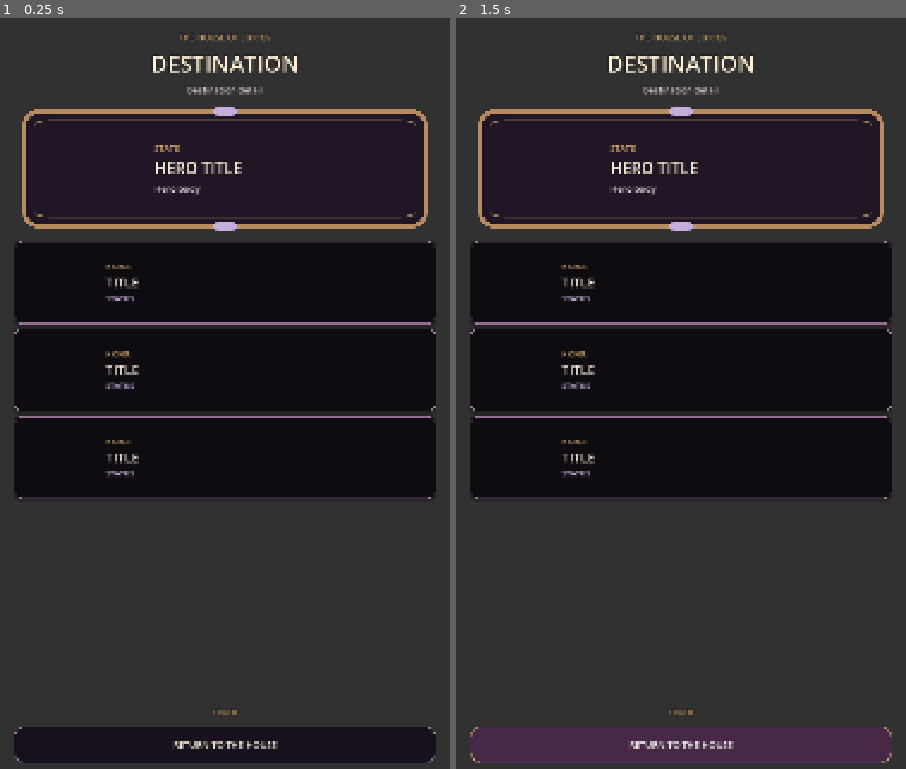
Above: before the commit, frames 1-2 (left to right).
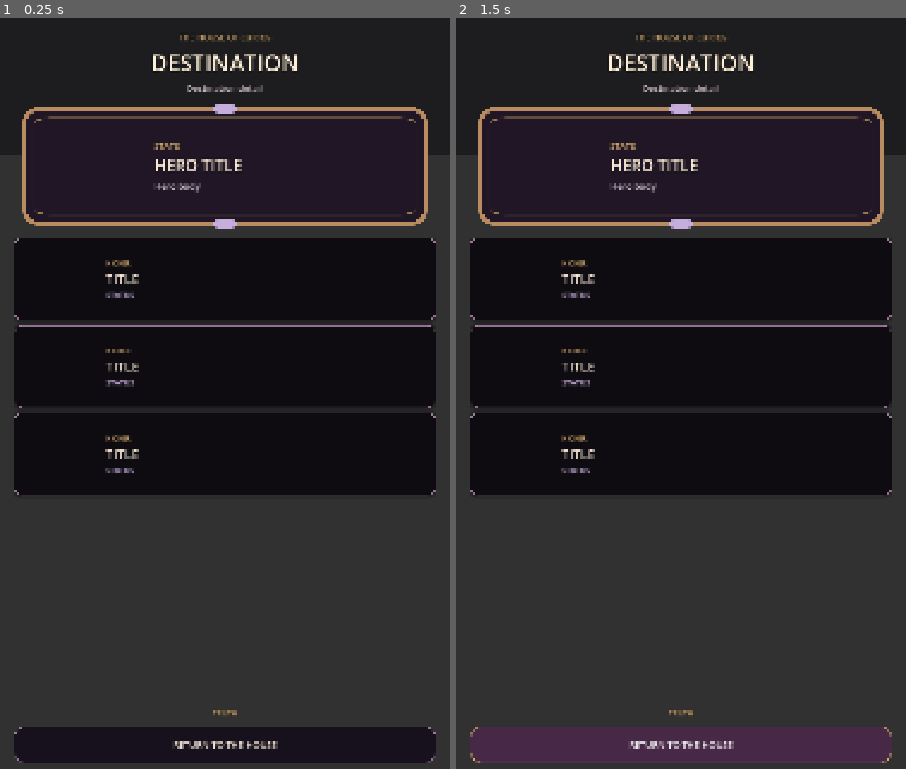
Above: after the commit, the same moments.

Repository: Jay-prodesign/akilta-match3
Game: Godot game, scene res://src/ui/meta/meta_destination_screen.tscn
Two runs of this game, one before a commit and one after it. Both use one fixed random seed, a clock stepped at 60 frames per second and the inputs below. This scene is started directly instead of the project's main scene.
Inputs (mouse positions are in pixels of both pictures, inside the frame that each line leads up to):
- Up to frame 1 (0.25 s): no input
- Up to frame 2 (1.5 s): tap Enter at 0.5 s; move the mouse to (780, 378) at 0.52 s; click (780, 378) at 0.67 s; click "RETURN TO THE HOUSE" at 1.25 s

The runs differ from the first frame. In frame 1, 5.0% of the frame differs, in the area x 3-97%, y 4-93%; in frame 2, 5.0%.

Commit message:
Polish meta destination readability hierarchy

Diff:
--- a/src/ui/meta/meta_destination_screen.gd
+++ b/src/ui/meta/meta_destination_screen.gd
@@ -61,10 +61,10 @@
 	var hero_path := ""
 	var cards: Array[Dictionary] = []
 
-	chapter_progress.visible = _feature_key == "events"
+	chapter_progress.visible = false
 	daily_card.visible = _feature_key == "events"
 	weekly_action.visible = _feature_key == "events"
-	shop_notice.visible = _feature_key == "shop"
+	shop_notice.visible = false
 	shop_currency.visible = _feature_key == "shop"
 	shop_truth.visible = _feature_key == "shop"
 	shop_offer_art.visible = _feature_key == "shop"
@@ -194,6 +194,8 @@
 		"raster_feature_art": _hero_asset_path.to_lower().ends_with(".webp") or _hero_asset_path.to_lower().ends_with(".png"),
 		"rounded_primary_actions": weekly_action.get_theme_stylebox("normal") != null and profile_settings.get_theme_stylebox("normal") != null,
 		"card_copy_compact": not ($FeatureLayout/CardScroll/Cards/Card1/Row/Copy/Body as Label).visible and not ($FeatureLayout/CardScroll/Cards/Card2/Row/Copy/Body as Label).visible and not ($FeatureLayout/CardScroll/Cards/Card3/Row/Copy/Body as Label).visible,
-		"profile_save_health_compact": _feature_key != "profile" or (save_health_card != null and save_health_card.custom_minimum_size.y <= 200.0),
+		"header_readability_scrim": ($HeaderShade as ColorRect) != null and ($HeaderShade as ColorRect).color.a >= 0.4,
+		"secondary_header_compact": (_feature_key != "events" or not chapter_progress.visible) and (_feature_key != "shop" or not shop_notice.visible),
+		"profile_save_health_compact": _feature_key != "profile" or (save_health_card != null and save_health_card.custom_minimum_size.y <= 170.0),
 
 	}
--- a/src/ui/meta/meta_destination_screen.tscn
+++ b/src/ui/meta/meta_destination_screen.tscn
@@ -91,6 +91,15 @@
 mouse_filter = 2
 color = Color(0.018, 0.012, 0.026, 0.38)
 
+[node name="HeaderShade" type="ColorRect" parent="."]
+layout_mode = 1
+anchors_preset = 10
+anchor_right = 1.0
+offset_bottom = 330.0
+grow_horizontal = 2
+mouse_filter = 2
+color = Color(0.016, 0.011, 0.025, 0.44)
+
 [node name="FeatureLayout" type="VBoxContainer" parent="."]
 layout_mode = 1
 anchors_preset = 15
@@ -102,7 +111,7 @@
 offset_bottom = -132.0
 grow_horizontal = 2
 grow_vertical = 2
-theme_override_constants/separation = 12
+theme_override_constants/separation = 10
 
 [node name="MetaEyebrow" type="Label" parent="FeatureLayout"]
 layout_mode = 2
@@ -126,7 +135,7 @@
 layout_mode = 2
 theme_override_colors/font_color = Color(0.95, 0.89, 0.90, 1)
 theme_override_colors/font_outline_color = Color(0.02, 0.014, 0.028, 0.9)
-theme_override_constants/outline_size = 3
+theme_override_constants/outline_size = 4
 theme_override_font_sizes/font_size = 21
 text = "Destination detail"
 horizontal_alignment = 1
@@ -497,13 +506,13 @@
 
 [node name="SaveHealthCard" type="PanelContainer" parent="FeatureLayout"]
 visible = false
-custom_minimum_size = Vector2(0, 194)
+custom_minimum_size = Vector2(0, 168)
 layout_mode = 2
 theme_override_styles/panel = SubResource("Card")
 
 [node name="SaveHealthContent" type="VBoxContainer" parent="FeatureLayout/SaveHealthCard"]
 layout_mode = 2
-theme_override_constants/separation = 5
+theme_override_constants/separation = 3
 
 [node name="Kicker" type="Label" parent="FeatureLayout/SaveHealthCard/SaveHealthContent"]
 layout_mode = 2
@@ -515,14 +524,14 @@
 [node name="LocalSaveStatus" type="Label" parent="FeatureLayout/SaveHealthCard/SaveHealthContent"]
 layout_mode = 2
 theme_override_colors/font_color = Color(1, 0.941, 0.847, 1)
-theme_override_font_sizes/font_size = 24
+theme_override_font_sizes/font_size = 22
 text = "LOCAL SAVE · DEVICE-LOCAL"
 horizontal_alignment = 1
 
 [node name="LocalSaveDetail" type="Label" parent="FeatureLayout/SaveHealthCard/SaveHealthContent"]
 layout_mode = 2
 theme_override_colors/font_color = Color(0.90, 0.84, 0.88, 1)
-theme_override_font_sizes/font_size = 18
+theme_override_font_sizes/font_size = 16
 text = "Progress is stored on this device."
 horizontal_alignment = 1
 autowrap_mode = 2
@@ -530,14 +539,14 @@
 [node name="CloudSyncStatus" type="Label" parent="FeatureLayout/SaveHealthCard/SaveHealthContent"]
 layout_mode = 2
 theme_override_colors/font_color = Color(0.82, 0.72, 0.90, 1)
-theme_override_font_sizes/font_size = 18
+theme_override_font_sizes/font_size = 16
 text = "CLOUD SYNC · NOT CONNECTED"
 horizontal_alignment = 1
 
 [node name="CloudSyncDetail" type="Label" parent="FeatureLayout/SaveHealthCard/SaveHealthContent"]
 layout_mode = 2
 theme_override_colors/font_color = Color(0.72, 0.66, 0.72, 1)
-theme_override_font_sizes/font_size = 20
+theme_override_font_sizes/font_size = 16
 text = "No account sign-in, remote backup, or cross-device restore is active in this build."
 horizontal_alignment = 1
 autowrap_mode = 2
--- a/tests/unit/test_meta_destination_screen.gd
+++ b/tests/unit/test_meta_destination_screen.gd
@@ -36,6 +36,8 @@
 		_expect(bool(preload("res://src/ui/theme/production_chrome.gd").contract().get("secondary_hero_family_verified", false)), "%s hero chrome family must resolve through the verified shared asset" % feature)
 		_expect(bool(contract.get("raster_feature_art", false)), "%s hero art must use production raster assets" % feature)
 		_expect(bool(contract.get("card_copy_compact", false)), "%s cards must prioritize art/title/status instead of paragraph copy" % feature)
+		_expect(bool(contract.get("header_readability_scrim", false)), "%s must retain a dedicated top readability scrim over authored world art" % feature)
+		_expect(bool(contract.get("secondary_header_compact", false)), "%s must avoid redundant progress/commerce lines above the hero" % feature)
 		_expect(screen.get_node_or_null("FeatureLayout/FeatureHero/HeroRow/HeroArt") != null, "%s must keep a scene-owned hero art slot" % feature)
 		var expected_title := "EVENT CENTER" if feature == "events" else ("THE CURIO EMPORIUM" if feature == "shop" else "THE KEEPER")
 		_expect((screen.get_node("FeatureLayout/FeatureTitle") as Label).text == expected_title, "%s must preserve its authored route title" % feature)
